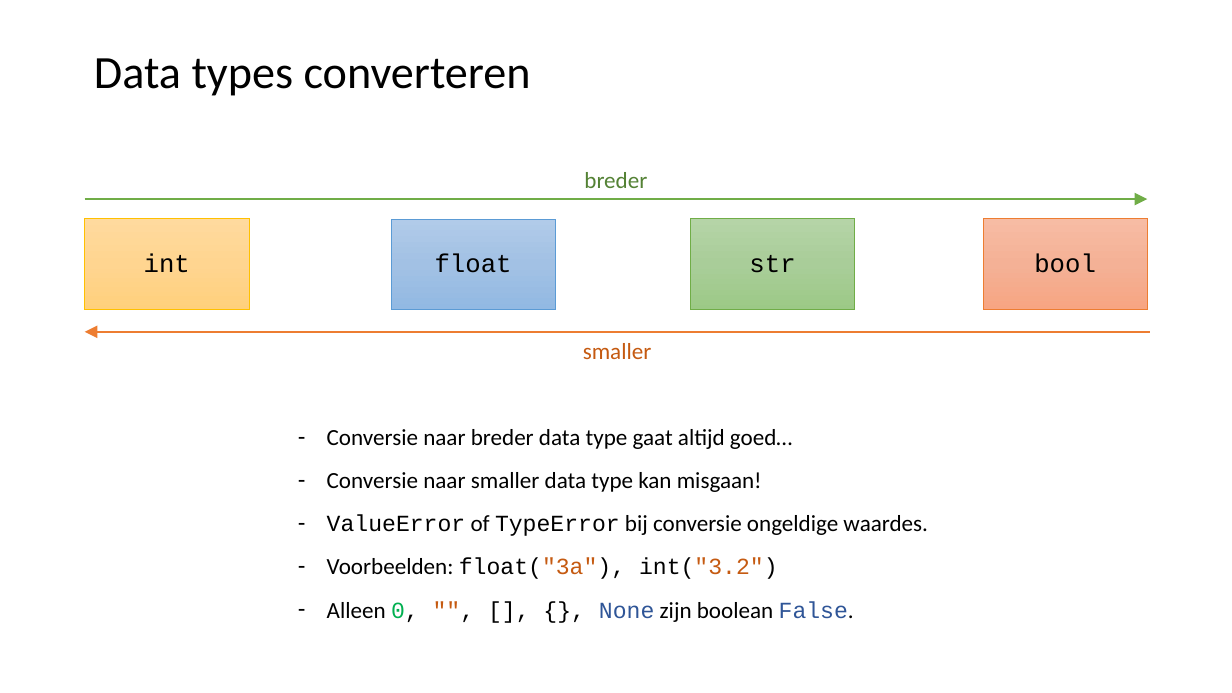
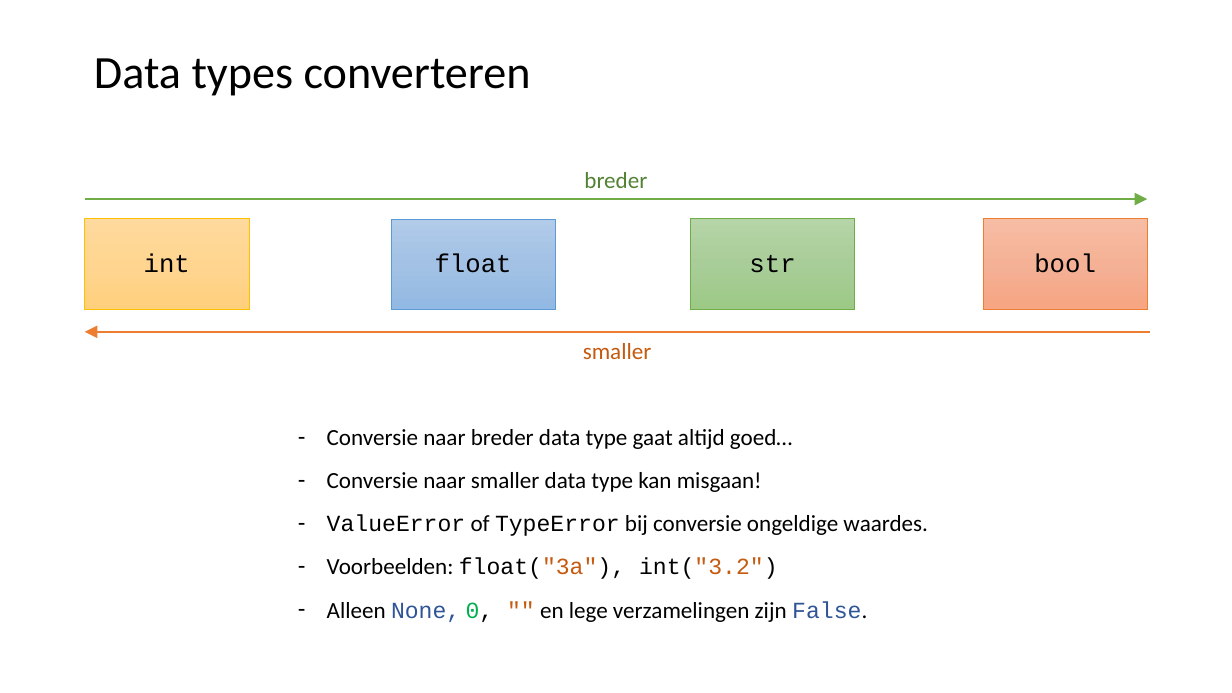
Before and after one commit to LFKoning/python-cursus, a slide deck: slide 7 of 2_syntax_classes/2_syntax_classes.pptx. Drawn at 1232x693 pixels with LibreOffice and Linux fonts; fonts in the diff are those of the drawing. Boxes give left, top, right and bottom in pixels: in the first picture for what was removed or moved away, otherwise in the second. Text is boxed around its words. In the diff, an @@ line names an element or a change of style, - is before the commit and + after.

```diff
--- a/2_syntax_classes/2_syntax_classes.pptx
+++ b/2_syntax_classes/2_syntax_classes.pptx
@@ text at (327, 601, 867, 622): text changed; font Courier New to Calibri @@
-– Alleen 0, "", [], {}, None zijn boolean False.
+– Alleen None, 0, "" en lege verzamelingen zijn False.
```
Also in this commit, not shown: 2 other slides changed, 2 other files.
